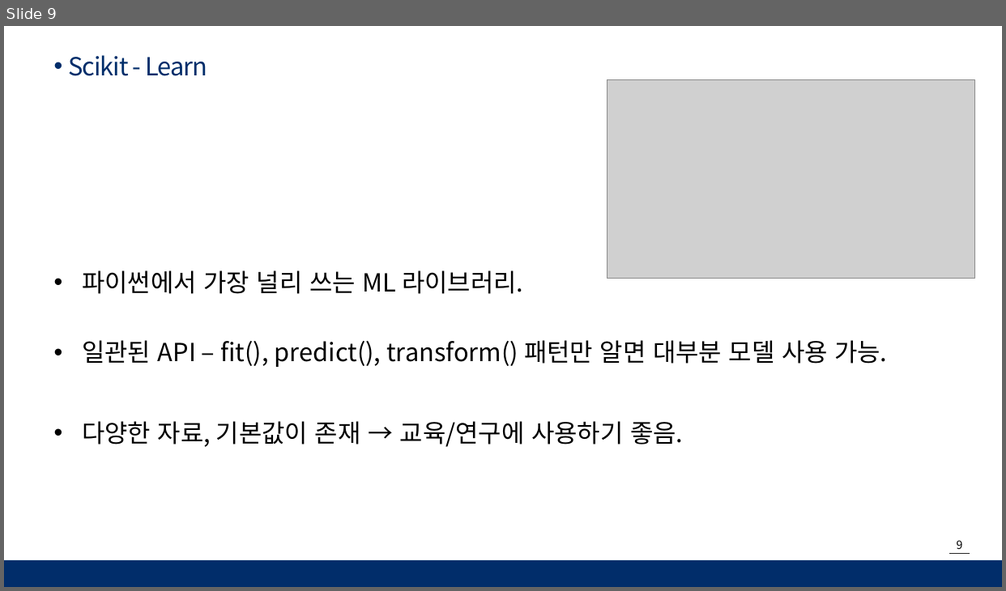
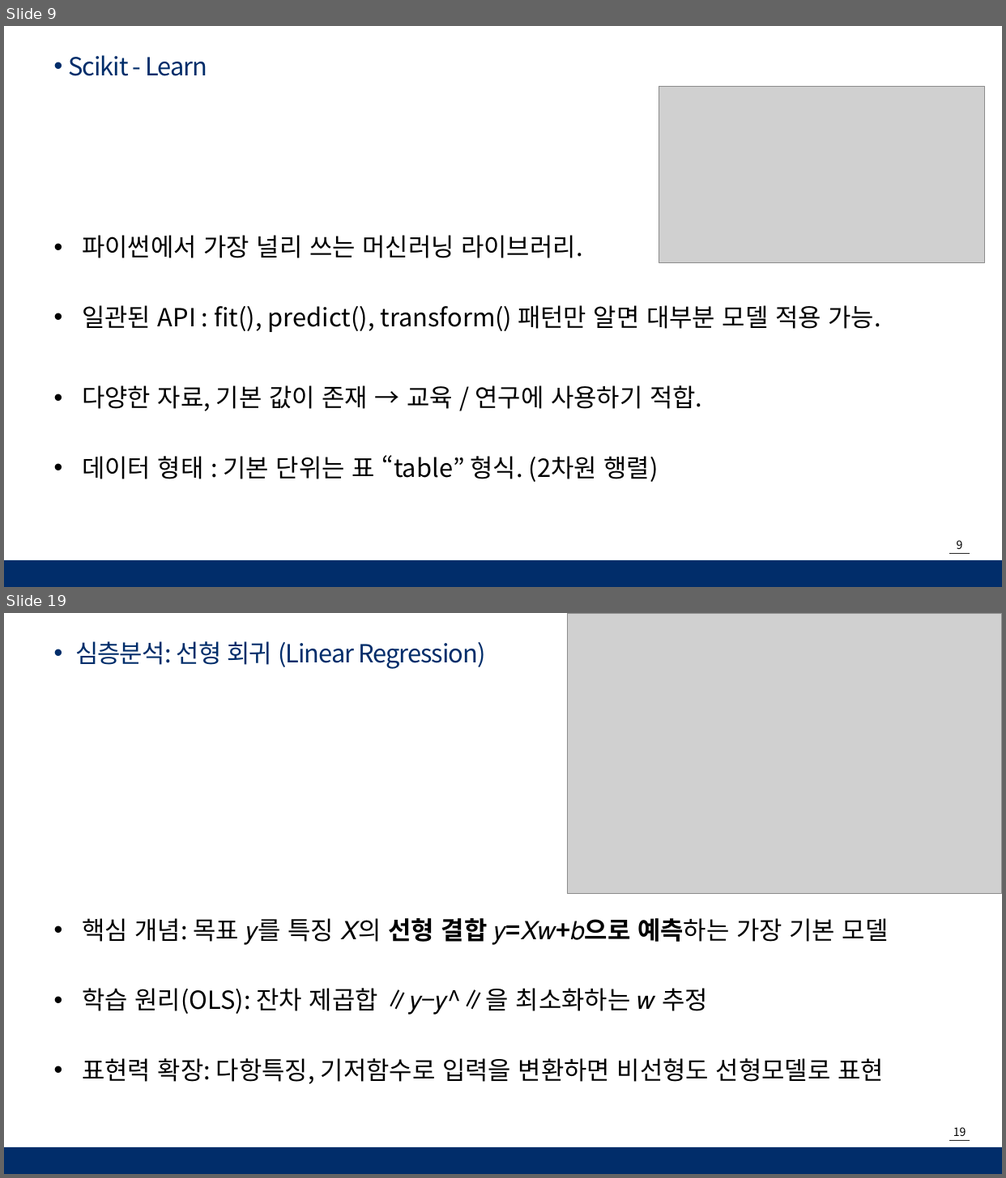
Before and after one commit to moonjanghyun/numpy, a slide deck: 머신러닝 _ MJH.pptx. Shown one above the other, each under a label of ours: slide 9 before the commit, slides 9 and 19 after it; the slides between them are not shown. The pictures are 1006x591 and 1006x1178 pixels, drawn with LibreOffice and Linux fonts; fonts in the diff are those of the drawing; grey boxes stand for pictures; background and template pictures are left out. Boxes give left, top, right and bottom in pixels: in the first picture for what was removed or moved away, otherwise in the second. Text is boxed around its words. In the diff, an @@ line names an element or a change of style, - is before the commit and + after.

```diff
--- a/머신러닝 _ MJH.pptx
+++ b/머신러닝 _ MJH.pptx
@@ slide 19 added at [4,613,1002,1174], background #FFFFFF; not listed: 3 template elements that a slide beside it also shows @@
@@ picture added at [568,613,1002,894] @@
@@ text added at [75,641,485,669], 24 pt, text #012D6A @@
+• 심층분석: 선형 회귀 (Linear Regression)
@@ text added at [82,918,889,1084], 24 pt, text #000000 @@
+• 핵심 개념: 목표 𝑦를 특징 𝑋의 선형 결합 𝑦=𝑋𝑤+𝑏으로 예측하는 가장 기본 모델
+• 학습 원리(OLS): 잔차 제곱합 ∥𝑦−𝑦^∥을 최소화하는 𝑤 추정
+• 표현력 확장: 다항특징, 기저함수로 입력을 변환하면 비선형도 선형모델로 표현
@@ slide 9 changed as well @@
@@ picture: place and size @@
-picture at [607,80,975,278]
+picture at [659,87,986,263]
@@ text at [82,235,880,482]: text changed @@
-• 파이썬에서 가장 널리 쓰는 ML 라이브러리.
-• 일관된 API – fit(), predict(), transform() 패턴만 알면 대부분 모델 사용 가능.
-• 다양한 자료, 기본값이 존재 → 교육/연구에 사용하기 좋음.
+• 파이썬에서 가장 널리 쓰는 머신러닝 라이브러리.
+• 일관된 API : fit(), predict(), transform() 패턴만 알면 대부분 모델 적용 가능.
+• 다양한 자료, 기본 값이 존재 → 교육 / 연구에 사용하기 적합.
+• 데이터 형태 : 기본 단위는 표 “table” 형식. (2차원 행렬)
```
Also in this commit, not shown: 6 other slides changed, 13 other slides added.
